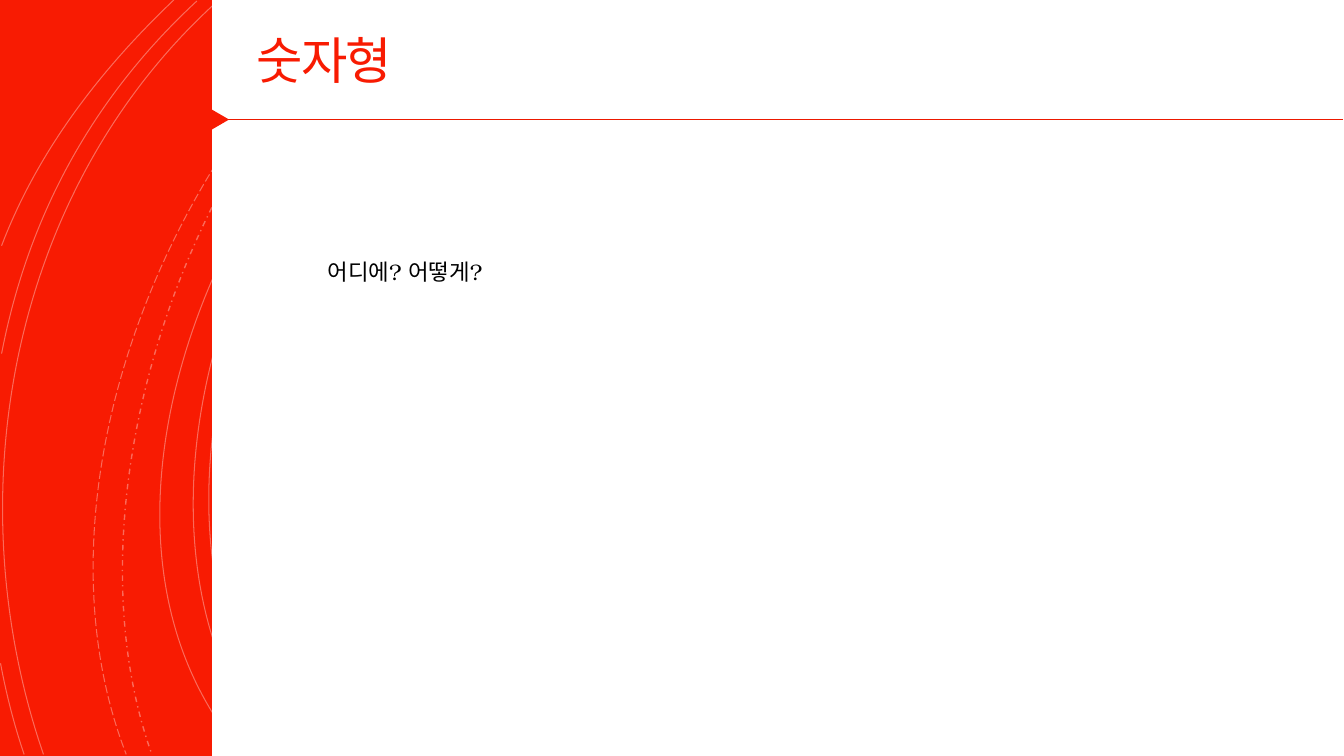
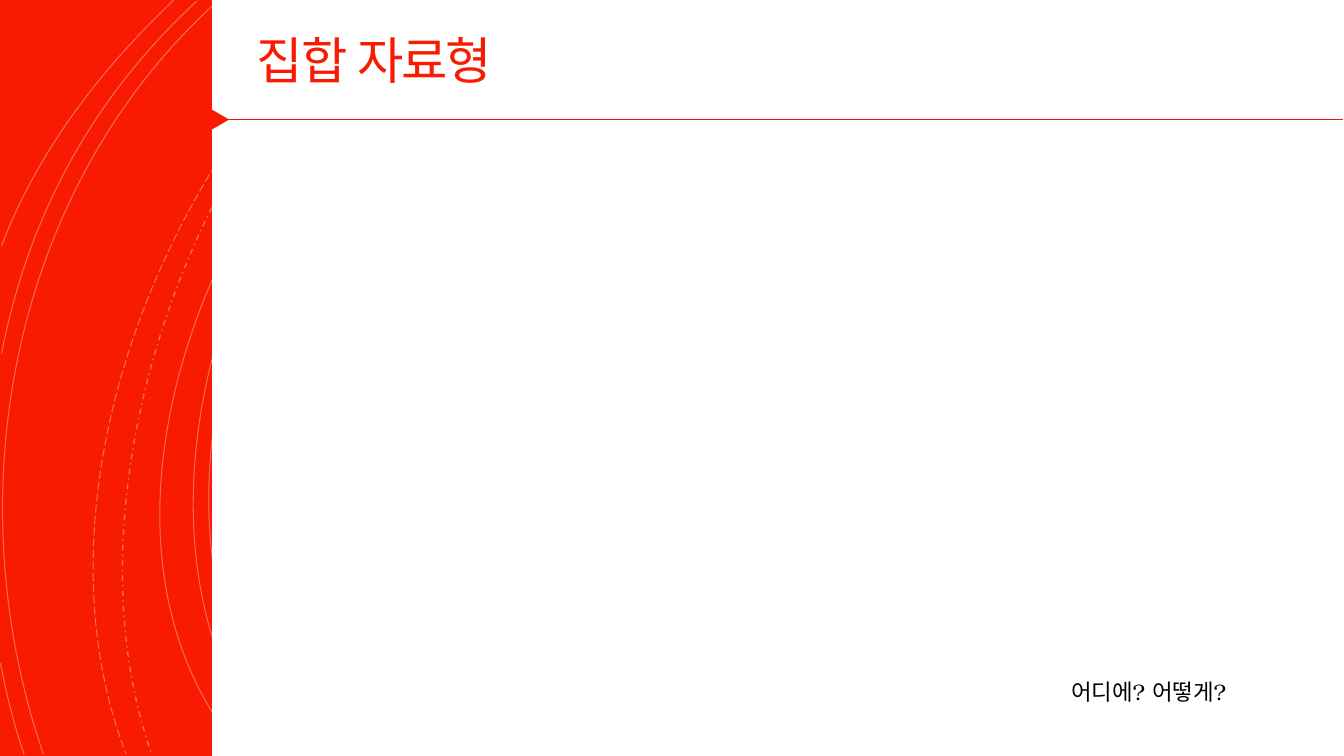
Before and after one commit to Valentine117/python_basic_class, a slide deck: slide 54 of 02장 자료형과 자료구조.pptx (slide 52 before the commit). Drawn at 1344x756 pixels with LibreOffice and Linux fonts; fonts in the diff are those of the drawing. Boxes give left, top, right and bottom in pixels: in the first picture for what was removed or moved away, otherwise in the second. Text is boxed around its words. In the diff, an @@ line names an element or a change of style, - is before the commit and + after.

```diff
--- a/02장 자료형과 자료구조.pptx
+++ b/02장 자료형과 자료구조.pptx
@@ title at (257,37,492,83): text changed @@
-숫자형
+집합 자료형
@@ text "어디에? 어떻게?": place and size @@
-text "어디에? 어떻게?" at (328,261,482,282)
+text "어디에? 어떻게?" at (1071,681,1226,702)
```
Also in this commit, not shown: 2 slides added.
